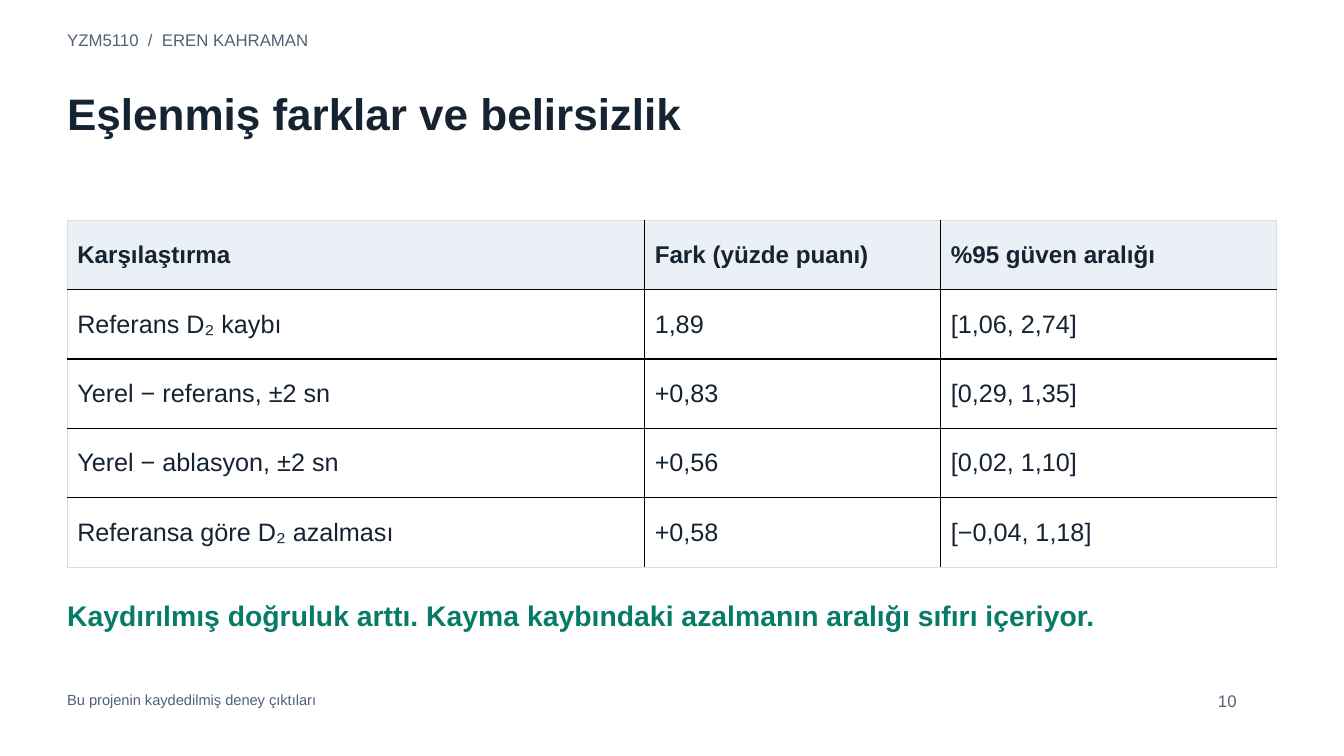
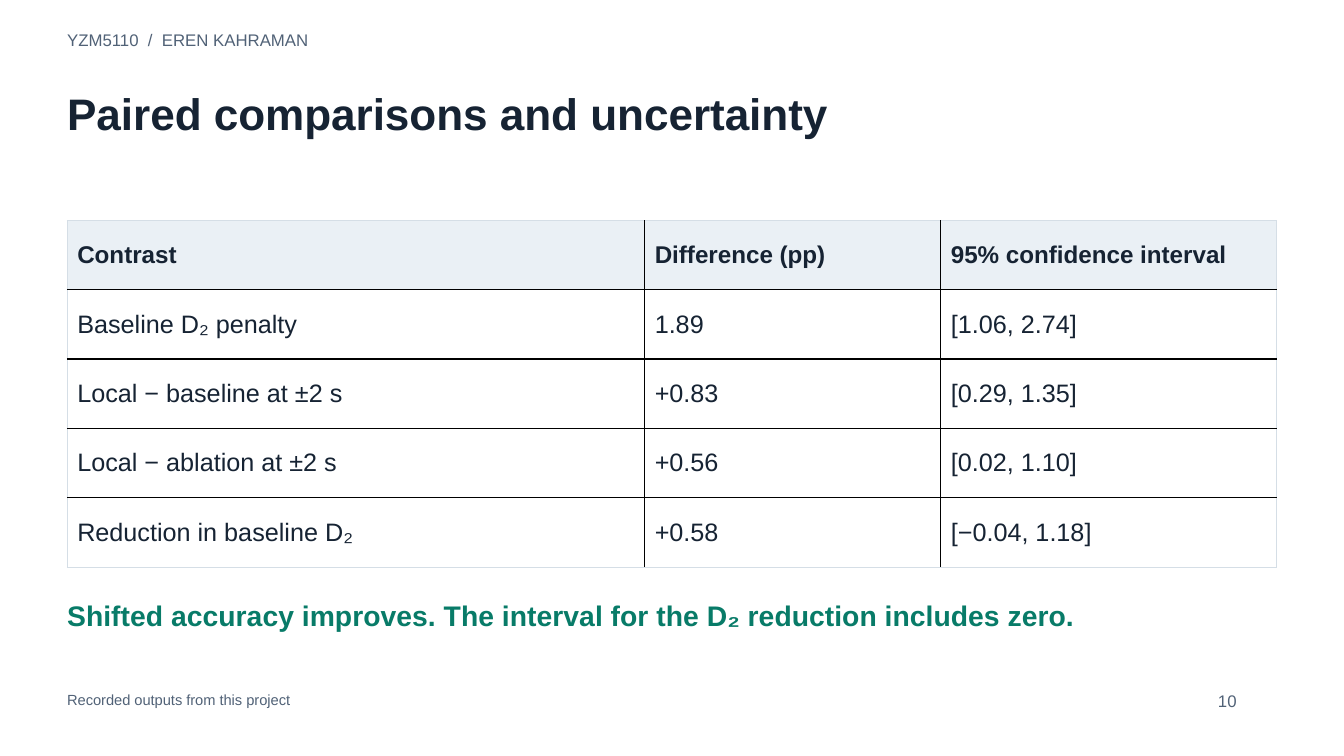
Before and after one commit to yasarkasa/yzm5110-ave-audio-shifts, a slide deck: slide 10 of output/slides/Kahraman_YZM5110_Presentation.pptx. Drawn at 1344x756 pixels with LibreOffice and Linux fonts; fonts in the diff are those of the drawing. Boxes give left, top, right and bottom in pixels: in the first picture for what was removed or moved away, otherwise in the second. Text is boxed around its words. In the diff, an @@ line names an element or a change of style, - is before the commit and + after.

```diff
--- a/output/slides/Kahraman_YZM5110_Presentation.pptx
+++ b/output/slides/Kahraman_YZM5110_Presentation.pptx
@@ text at box(67, 98, 827, 138): text changed @@
-Eşlenmiş farklar ve belirsizlik
+Paired comparisons and uncertainty
@@ table at box(68, 221, 1277, 568) @@
-row 1: Karşılaştırma | Fark (yüzde puanı) | %95 güven aralığı
+row 1: Contrast | Difference (pp) | 95% confidence interval
-row 2: Referans D₂ kaybı | 1,89 | [1,06, 2,74]
+row 2: Baseline D₂ penalty | 1.89 | [1.06, 2.74]
-row 3: Yerel − referans, ±2 sn | +0,83 | [0,29, 1,35]
+row 3: Local − baseline at ±2 s | +0.83 | [0.29, 1.35]
-row 4: Yerel − ablasyon, ±2 sn | +0,56 | [0,02, 1,10]
+row 4: Local − ablation at ±2 s | +0.56 | [0.02, 1.10]
-row 5: Referansa göre D₂ azalması | +0,58 | [−0,04, 1,18]
+row 5: Reduction in baseline D₂ | +0.58 | [−0.04, 1.18]
@@ text at box(67, 605, 1074, 632): text changed @@
-Kaydırılmış doğruluk arttı. Kayma kaybındaki azalmanın aralığı sıfırı içeriyor.
+Shifted accuracy improves. The interval for the D₂ reduction includes zero.
@@ text at box(67, 694, 290, 708): text changed @@
-Bu projenin kaydedilmiş deney çıktıları
+Recorded outputs from this project
```
Also in this commit, not shown: 14 other slides changed, 12 other files.
